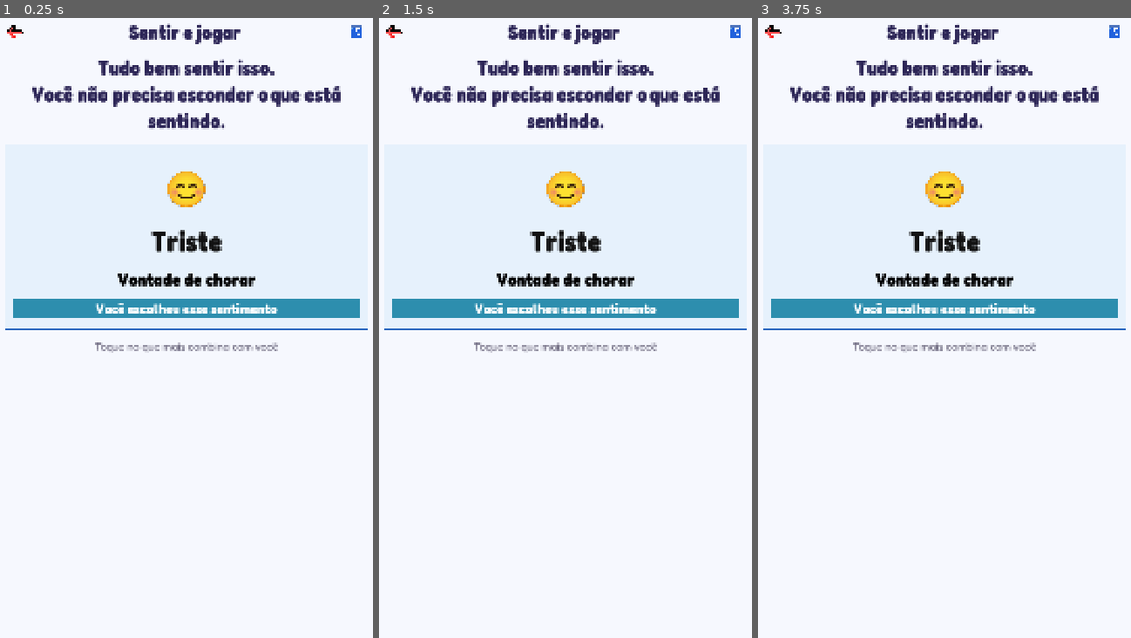
Above: before the commit, frames 1-3 (left to right).
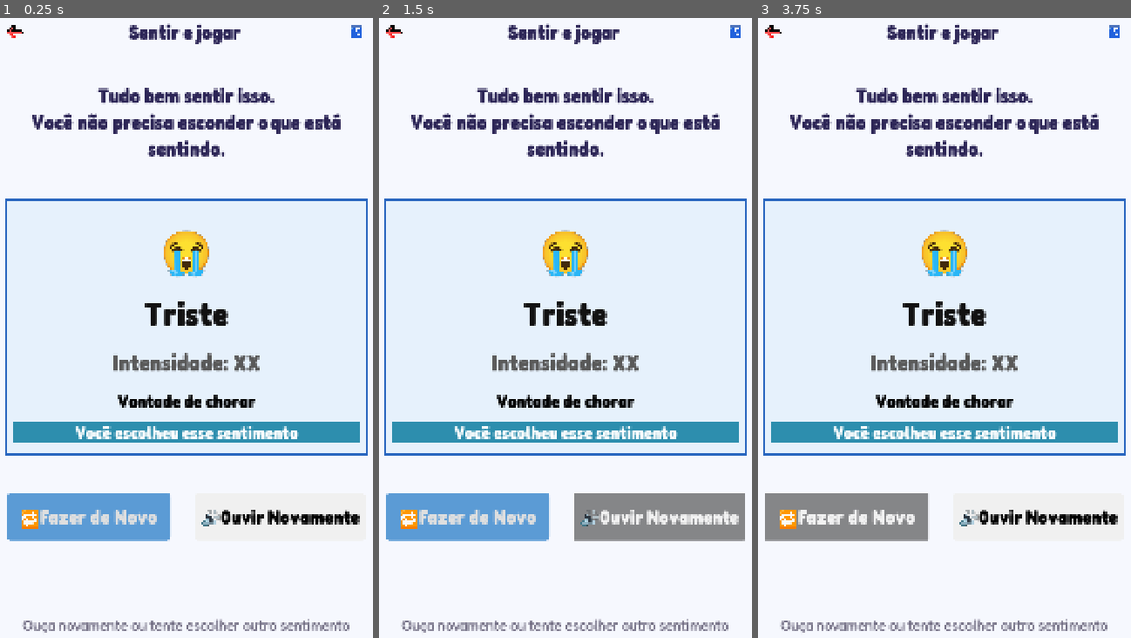
Above: after the commit, the same moments.

Repository: paulo11r/sense
Game: Godot game, scene res://cenas/telas/ResultsFinal.tscn
Same seed, same stepped clock (60 frames per second), same inputs: the game is played once before the commit and once after it. The project has no main scene, so this scene is started directly.
Inputs (mouse positions are in pixels of both pictures, inside the frame that each line leads up to):
- Up to frame 1 (0.25 s): no input
- Up to frame 2 (1.5 s): click (468, 514) at 0.5 s, where only the run after the commit has a clickable "🔁Fazer de Novo"; click (658, 514) at 1.25 s, where only the run after the commit has a clickable "🔊Ouvir Novamente"
- Up to frame 3 (3.75 s): click "♿" at 2 s; click "♿" at 2.75 s; click (847, 514) at 3.5 s, where only the run after the commit has a clickable "🔁Fazer de Novo"

The runs differ from the first frame. In frame 1, 19% of the frame differs, in the area x 1-99%, y 6-100%; in frame 2, 22%; in frame 3, 19%.

Commit message:
Script escolha de sentimentos

Diff:
--- a/cenas/componentes/PrimaryButton.tscn
+++ b/cenas/componentes/PrimaryButton.tscn
@@ -1,3 +1,6 @@
 [gd_scene format=3 uid="uid://bjr23rt1xni6r"]
 
-[node name="PrimaryButton" type="Node2D" unique_id=414143956]
+[ext_resource type="Script" uid="uid://edebdett2vud" path="res://scripts/primary_button.gd" id="1_2w011"]
+
+[node name="PrimaryButton" type="Button" unique_id=1368293844]
+script = ExtResource("1_2w011")
--- a/cenas/telas/ResultsFinal.tscn
+++ b/cenas/telas/ResultsFinal.tscn
@@ -37,10 +37,10 @@
 content_margin_right = 24.0
 content_margin_bottom = 32.0
 bg_color = Color(0.9019608, 0.94509804, 0.9882353, 1)
-border_width_left = 2
-border_width_top = 2
-border_width_right = 2
-border_width_bottom = 2
+border_width_left = 5
+border_width_top = 5
+border_width_right = 5
+border_width_bottom = 5
 border_color = Color(0.16078432, 0.4, 0.7490196, 1)
 
 [sub_resource type="StyleBoxFlat" id="StyleBoxFlat_oom3t"]
@@ -48,6 +48,20 @@
 
 [sub_resource type="StyleBoxFlat" id="StyleBoxFlat_8uxpv"]
 bg_color = Color(0.1764706, 0.5568628, 0.68235296, 1)
+
+[sub_resource type="StyleBoxFlat" id="StyleBoxFlat_fdm2o"]
+bg_color = Color(0.35686275, 0.60784316, 0.8352941, 1)
+corner_radius_top_left = 10
+corner_radius_top_right = 10
+corner_radius_bottom_right = 10
+corner_radius_bottom_left = 10
+
+[sub_resource type="StyleBoxFlat" id="StyleBoxFlat_3c2fn"]
+bg_color = Color(0.9411765, 0.9411765, 0.9411765, 1)
+corner_radius_top_left = 10
+corner_radius_top_right = 10
+corner_radius_bottom_right = 10
+corner_radius_bottom_left = 10
 
 [node name="ResultsFinal" type="Control" unique_id=969584554]
 layout_mode = 3
@@ -81,7 +95,7 @@
 
 [node name="Content" type="VBoxContainer" parent="MarginContainer" unique_id=2096732452]
 layout_mode = 2
-theme_override_constants/separation = 28
+theme_override_constants/separation = 105
 
 [node name="Header" type="HBoxContainer" parent="MarginContainer/Content" unique_id=1377349490]
 layout_mode = 2
@@ -142,17 +156,28 @@
 
 [node name="Emoji Label" type="Label" parent="MarginContainer/Content/ResultCard/CardContent" unique_id=1319624446]
 layout_mode = 2
-theme_override_font_sizes/font_size = 118
-text = "😊"
+theme_override_font_sizes/font_size = 145
+text = "😭"
 horizontal_alignment = 1
 
 [node name="NomeLabel" type="Label" parent="MarginContainer/Content/ResultCard/CardContent" unique_id=586981737]
 layout_mode = 2
 theme_override_colors/font_color = Color(0.07058824, 0.07058824, 0.07058824, 1)
 theme_override_fonts/font = ExtResource("3_pnmxw")
-theme_override_font_sizes/font_size = 80
+theme_override_font_sizes/font_size = 95
 text = "Triste"
 horizontal_alignment = 1
+
+[node name="Intensidade" type="Label" parent="MarginContainer/Content/ResultCard/CardContent" unique_id=1396033088]
+custom_maximum_size = Vector2(-1, 100)
+layout_mode = 2
+theme_override_colors/font_color = Color(0.34781694, 0.34781697, 0.3478169, 1)
+theme_override_fonts/font = ExtResource("3_pnmxw")
+theme_override_font_sizes/font_size = 64
+text = "Intensidade: XX
+"
+horizontal_alignment = 1
+vertical_alignment = 1
 
 [node name="DescricaoLabel" type="Label" parent="MarginContainer/Content/ResultCard/CardContent" unique_id=533499327]
 layout_mode = 2
@@ -169,15 +194,40 @@
 [node name="TagLabel" type="Label" parent="MarginContainer/Content/ResultCard/CardContent/PanelContainer" unique_id=522955198]
 layout_mode = 2
 theme_override_fonts/font = ExtResource("3_pnmxw")
-theme_override_font_sizes/font_size = 40
+theme_override_font_sizes/font_size = 49
 theme_override_styles/normal = SubResource("StyleBoxFlat_8uxpv")
 text = "Você escolheu esse sentimento"
 horizontal_alignment = 1
 
-[node name="Instruction" type="Label" parent="MarginContainer/Content" unique_id=1579923900]
+[node name="ActionButtons" type="HBoxContainer" parent="MarginContainer/Content" unique_id=263154213]
+layout_mode = 2
+size_flags_horizontal = 4
+theme_override_constants/separation = 67
+
+[node name="PlayAgainButton" type="Button" parent="MarginContainer/Content/ActionButtons" unique_id=1056929673]
+custom_minimum_size = Vector2(450, 130)
+layout_mode = 2
+theme_override_fonts/font = ExtResource("3_pnmxw")
+theme_override_font_sizes/font_size = 56
+theme_override_styles/normal = SubResource("StyleBoxFlat_fdm2o")
+text = "🔁Fazer de Novo"
+
+[node name="RetryButton" type="Button" parent="MarginContainer/Content/ActionButtons" unique_id=1151163259]
+custom_minimum_size = Vector2(470, 90)
+layout_mode = 2
+theme_override_colors/font_color = Color(0, 0, 0, 1)
+theme_override_fonts/font = ExtResource("3_pnmxw")
+theme_override_font_sizes/font_size = 54
+theme_override_styles/normal = SubResource("StyleBoxFlat_3c2fn")
+text = "🔊Ouvir Novamente"
+
+[node name="Spacer" type="Control" parent="MarginContainer/Content" unique_id=1612781965]
+layout_mode = 2
+
+[node name="Instruction" type="Label" parent="MarginContainer/Content" unique_id=438095753]
 layout_mode = 2
 theme_override_colors/font_color = Color(0.45882353, 0.44313726, 0.5254902, 1)
 theme_override_fonts/font = ExtResource("11_5kbm4")
-theme_override_font_sizes/font_size = 30
-text = "Toque no que mais combina com você"
-horizontal_alignment = 1
+theme_override_font_sizes/font_size = 38
+text = "Ouça novamente ou tente escolher outro sentimento"
+horizontal_alignment = 1
--- a/scripts/Feelings.gd
+++ b/scripts/Feelings.gd
@@ -13,6 +13,8 @@
 	for card in cards:
 		card.feeling_selected.connect(_on_feeling_selected)
 
-func _on_feeling_selected(feeling_name: String) -> void:
+func _on_feeling_selected(feeling_name: String, description: String, icon: Texture2D) -> void:
 	GameState.selected_feeling = feeling_name
+	GameState.selected_description = description
+	GameState.selected_icon = icon
 	print("Sentimento selecionado: ", feeling_name)
--- a/scripts/Feelings_card.gd
+++ b/scripts/Feelings_card.gd
@@ -30,7 +30,7 @@
 		if is_node_ready():
 			_update_style()
 
-signal feeling_selected(feeling_name: String)
+signal feeling_selected(feeling_name: String, description: String, icon: Texture2D)
 
 func _ready() -> void:
 	_update_display()
@@ -64,4 +64,4 @@
 	$MarginContainer/Content/DescriptionLabel.add_theme_color_override("font_color", Color(0.45, 0.45, 0.48))
 
 func _on_pressed() -> void:
-	feeling_selected.emit(feeling_name)
+	feeling_selected.emit(feeling_name,feeling_description, feeling_icon)
--- a/scripts/GameState.gd
+++ b/scripts/GameState.gd
@@ -1,10 +1,14 @@
 extends Node
 
 var selected_feeling: String = ""
+var selected_description: String = ""
+var selected_icon: Texture2D = null
 var selected_intensity: String = ""
 var pain_location: String = ""
 
 func reset() -> void:
 	selected_feeling = ""
+	selected_description = ""
+	selected_icon = null
 	selected_intensity = ""
 	pain_location = ""
Not shown: 1 places in cenas/telas/Feelings.tscn that only renumber resources
Not shown, added: README.md
